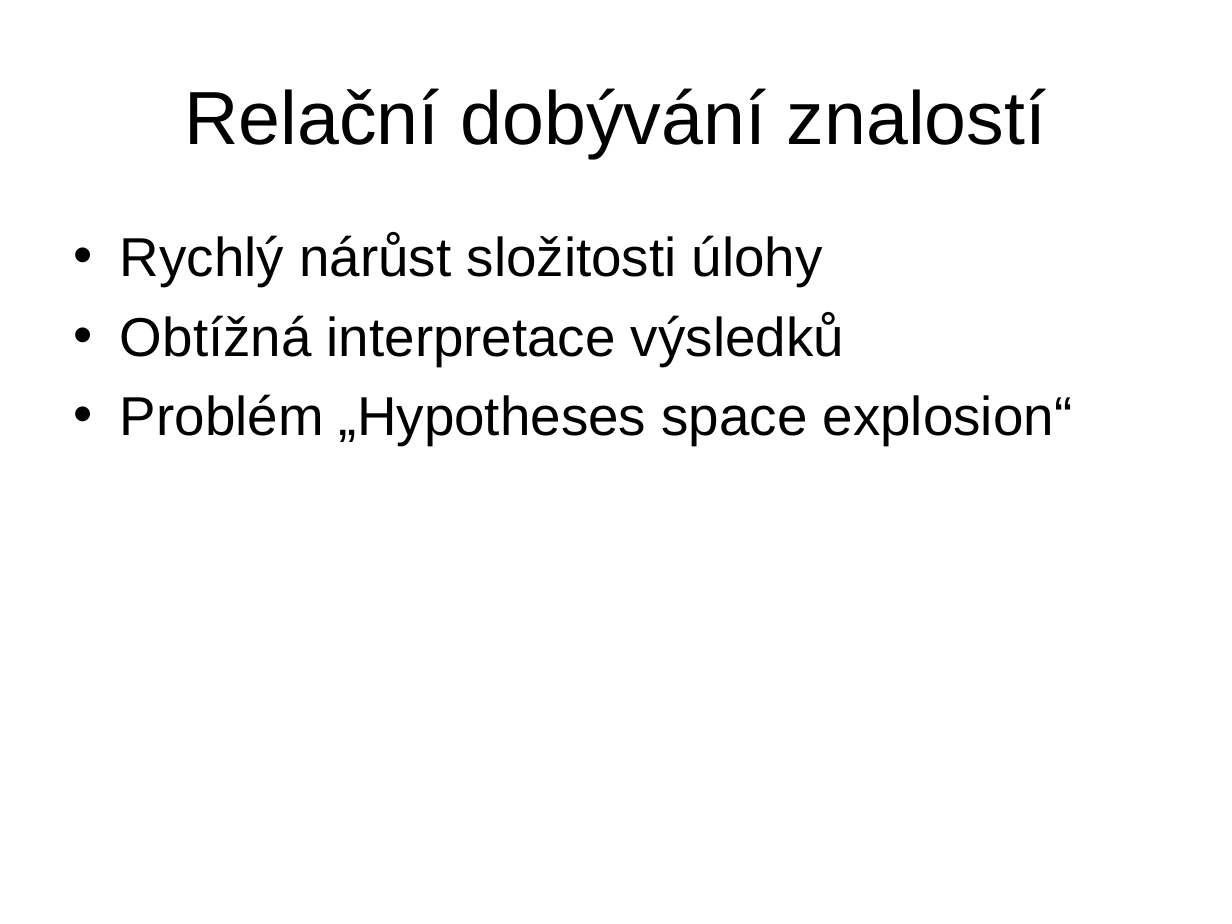
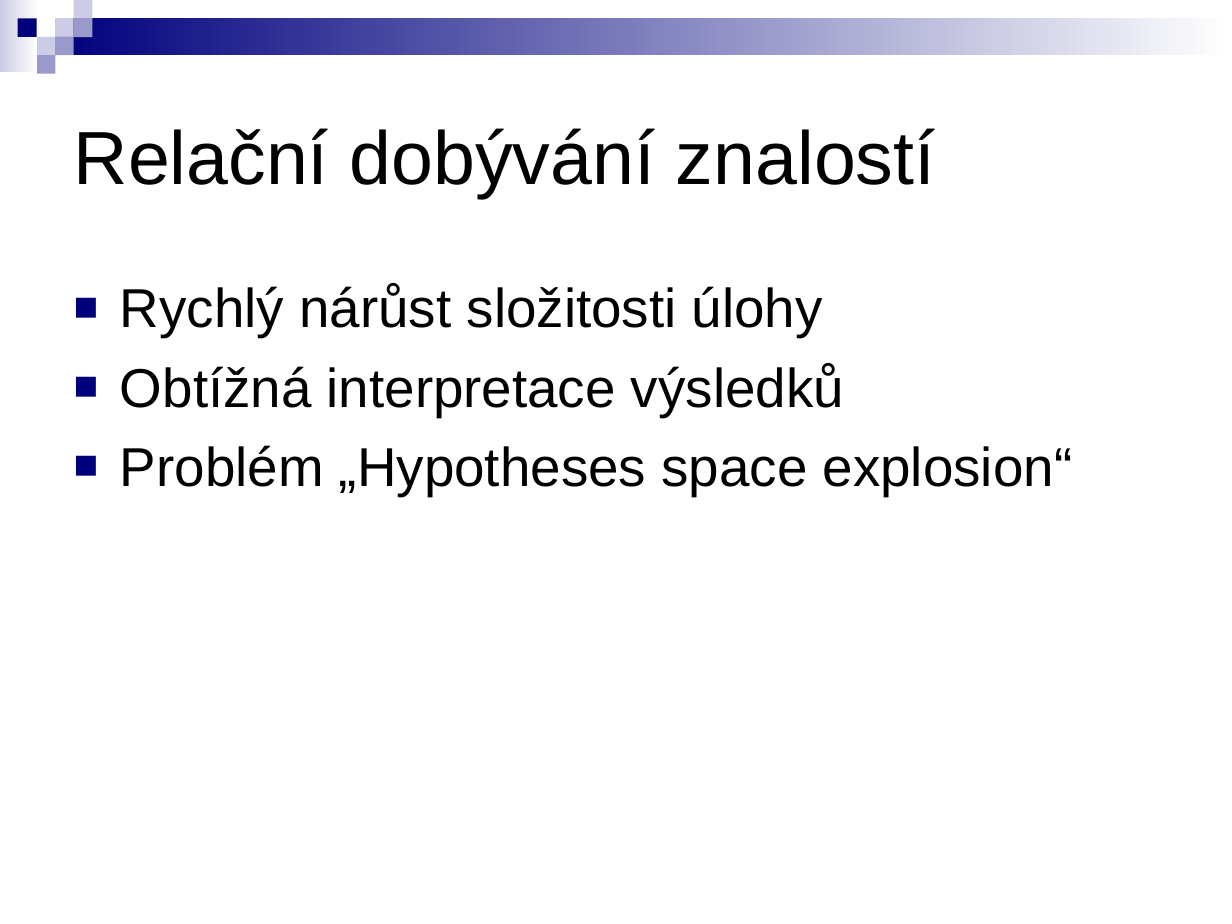
Before and after one commit to michalkovy/ferda, a slide deck: slide 11 of publications/diplomky/kuzmos/Prezentace/Relační GUHA procedury.ppt. Drawn at 1232x924 pixels with LibreOffice and Linux fonts; fonts in the diff are those of the drawing. Boxes give left, top, right and bottom in pixels: in the first picture for what was removed or moved away, otherwise in the second. Text is boxed around its words. In the diff, an @@ line names an element or a change of style, - is before the commit and + after.

```diff
--- a/publications/diplomky/kuzmos/Prezentace/Relační GUHA procedury.ppt
+++ b/publications/diplomky/kuzmos/Prezentace/Relační GUHA procedury.ppt
@@ group added at (0,0,1232,74): 9 rectangles @@
@@ title "Relační dobývání znalostí": place and size @@
-title "Relační dobývání znalostí" at (185,88,1046,158)
+title "Relační dobývání znalostí" at (74,128,935,198)
@@ title "Relační dobývání znalostí" at (74,128,935,198): alignment centre to left @@
@@ text "Rychlý nárůst složitosti úlohy": place and size @@
-text "Rychlý nárůst složitosti úlohy" at (120,233,1073,445)
+text "Rychlý nárůst složitosti úlohy" at (120,284,1073,496)
@@ text "Rychlý nárůst složitosti úlohy" at (120,284,1073,496): bullet • to ■; bullet colour #000000 to #00007D @@
```
Also in this commit, not shown: 15 other slides changed, 1 slide added, 1 slide removed, 14 other files.
